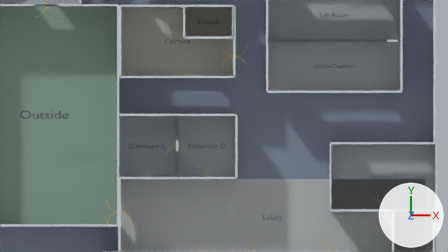
The Blender file assets.blend: old version first, new version second.
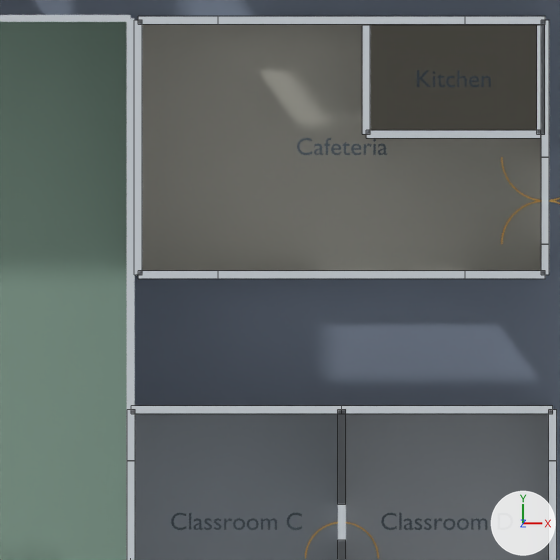
Each version is shown from the file's camera 'Camera', then close up on the part from 18% to 53% of the width and 0% to 62% of the height. Lighting does not change. The marker at lower right points along +X, +Y and +Z. The last two pictures show the newer version. The close-ups show mesh edges as thin lines.

Names of what the first close-up shows: 'Cafe - North Wall', 'Cafe - South Wall', 'Cafe - West Wall', 'Cafe Floor', 'Classroom C Floor', 'Classroom D - East Wall', 'Classroom D Floor', 'Kitchen Floor', 'Outside - East Wall', 'Outside - North Wall', 'Outside Floor', 'School Site Floor - circulation' and 18 more.
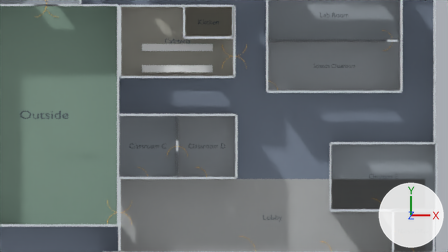
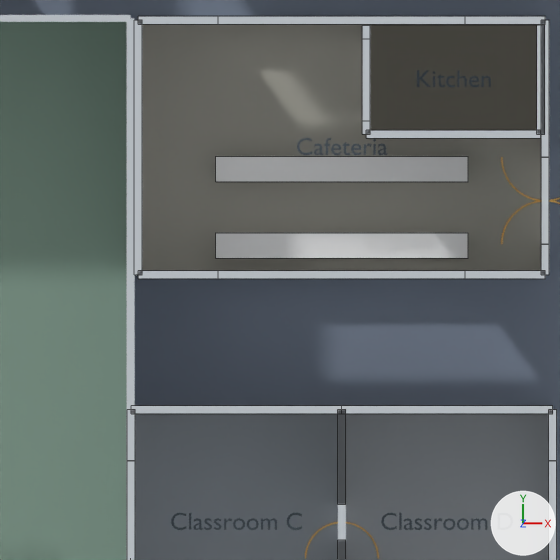
Boxes [x1, y1, x2, y2] around the edits, measured in the close-ups (560 x 560 px):
```json
{"object": "Cafeteria Table 01 Top", "change": "added", "after": [216, 156, 468, 182]}
{"object": "Cafeteria Table 02 Top", "change": "added", "after": [216, 233, 468, 258]}
```

Scene script edits in JSON lines:
```json
{"op": "add", "block": "mat_preview_cafeteria_table", "code": ["mat_preview_cafeteria_table = principled_material('Preview Cafeteria Table')", "mat_preview_cafeteria_table.base_color = (0.8, 0.8, 0.8)  # white #e7e7e7"]}
{"op": "add", "block": "me_cube_005", "code": ["me_cube_005 = bpy.data.meshes.new('Cube.005')", "me_cube_005.from_pydata(...)  # a box spanning x -3.47..3.47, y -0.35..0.35, z -0.05..0.05", "me_cube_005.materials.append(mat_preview_cafeteria_table)  # white #e7e7e7"]}
{"op": "add", "block": "ob_cafeteria_table_02_top", "code": ["ob_cafeteria_table_02_top = bpy.data.objects.new('Cafeteria Table 02 Top', me_cube_005)", "ob_cafeteria_table_02_top.parent = ob_cafeteria_table_02", "ob_cafeteria_table_02_top.matrix_parent_inverse = Matrix(((1.0, 0.0, 0.0, -15.42), (0.0, 1.0, 0.0, 12.38), (0.0, 0.0, 1.0, -0.589), (0.0, 0.0, 0.0, 1.0)))", "ob_cafeteria_table_02_top.location = (15.42, -12.38, 0.999)"]}
{"op": "add", "block": "ob_cafeteria_table_02", "code": ["ob_cafeteria_table_02 = bpy.data.objects.new('Cafeteria Table 02', None)", "ob_cafeteria_table_02.parent = ob_cafe_floor", "ob_cafeteria_table_02.matrix_parent_inverse = Matrix(((1.0, 0.0, 0.0, 3.78), (0.0, 1.0, 0.0, -4.216), (0.0, 0.0, 1.0, 0.0), (0.0, 0.0, 0.0, 1.0)))", "ob_cafeteria_table_02.location = (15.42, -12.38, 0.589)"]}
{"op": "add", "block": "ob_cafeteria_table_01_top", "code": ["ob_cafeteria_table_01_top = bpy.data.objects.new('Cafeteria Table 01 Top', me_cube_005.copy())", "ob_cafeteria_table_01_top.parent = ob_cafeteria_table_01", "ob_cafeteria_table_01_top.matrix_parent_inverse = Matrix(((1.0, 0.0, 0.0, -15.42), (0.0, 1.0, 0.0, 10.28), (0.0, 0.0, 1.0, -0.589), (0.0, 0.0, 0.0, 1.0)))", "ob_cafeteria_table_01_top.location = (15.42, -10.28, 0.999)"]}
{"op": "add", "block": "ob_cafeteria_table_01", "code": ["ob_cafeteria_table_01 = bpy.data.objects.new('Cafeteria Table 01', None)", "ob_cafeteria_table_01.parent = ob_cafe_floor", "ob_cafeteria_table_01.matrix_parent_inverse = Matrix(((1.0, 0.0, 0.0, 3.78), (0.0, 1.0, 0.0, -4.216), (0.0, 0.0, 1.0, 0.0), (0.0, 0.0, 0.0, 1.0)))", "ob_cafeteria_table_01.location = (15.42, -10.28, 0.589)"]}
```
